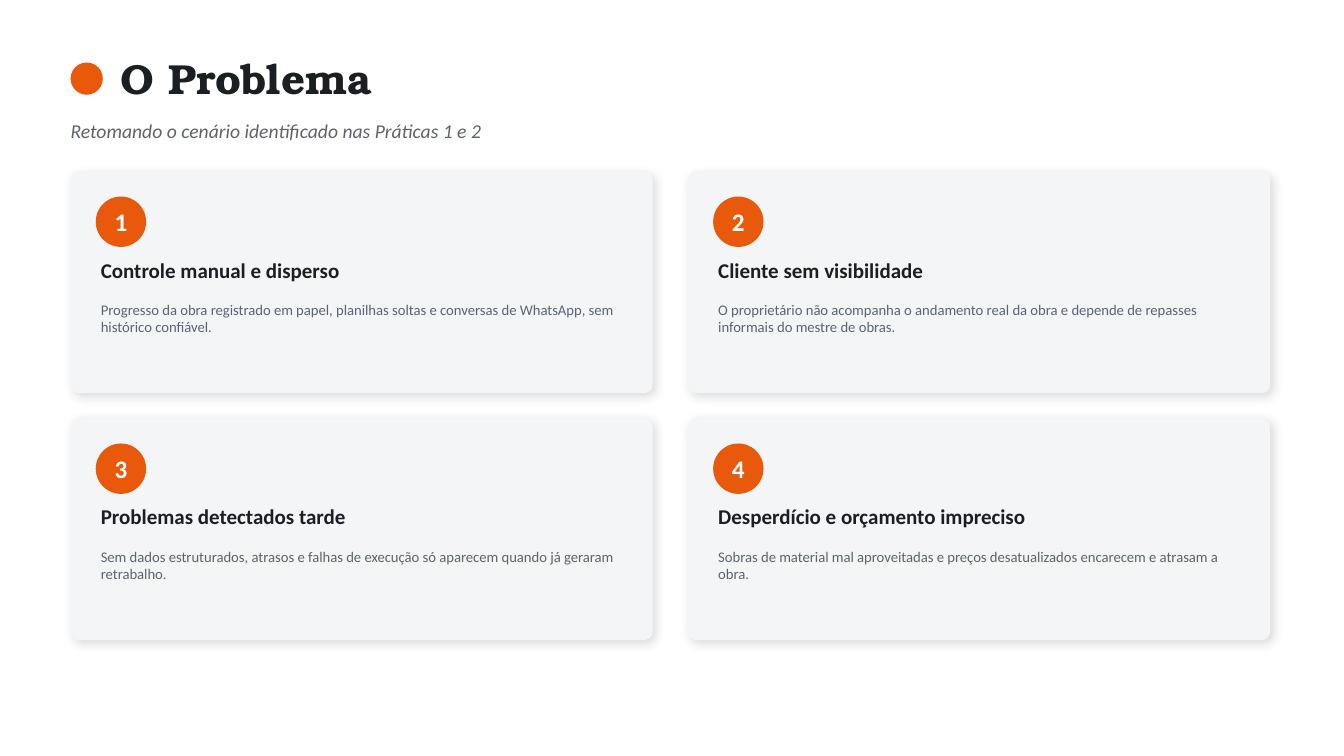
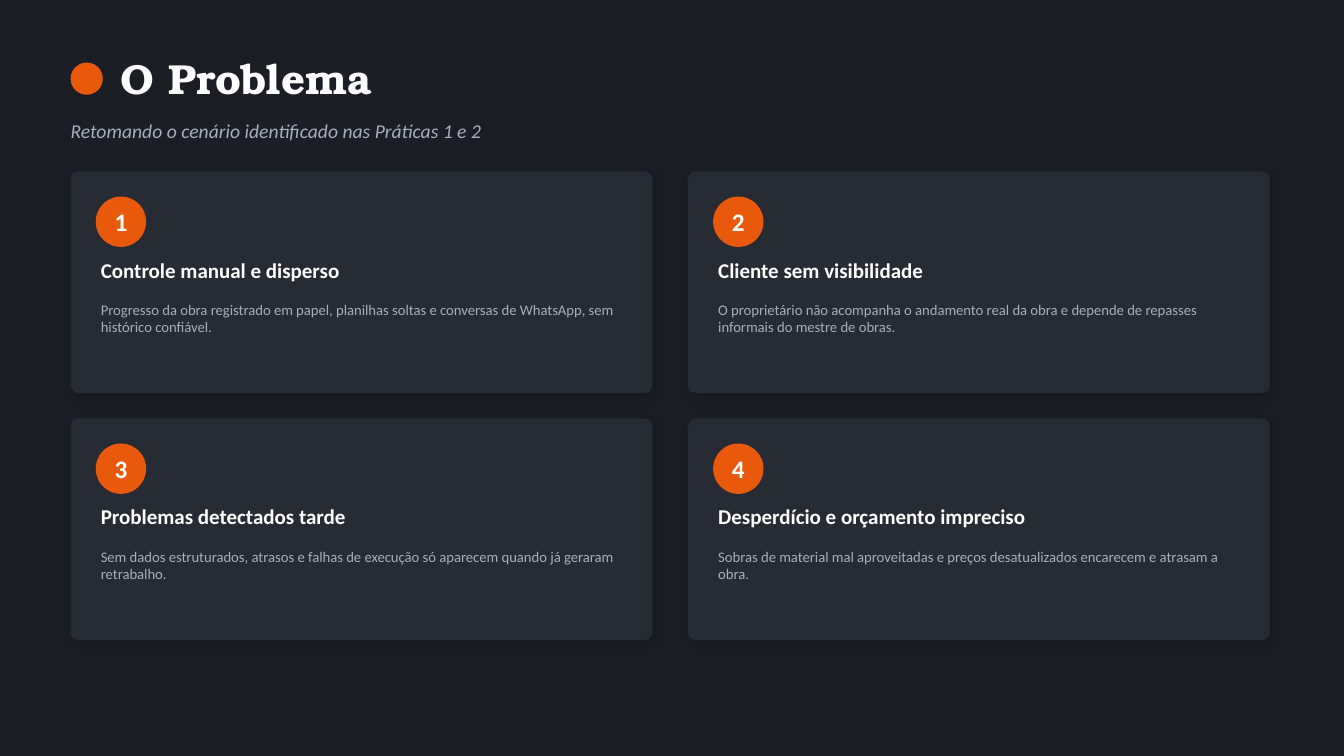
Before and after one commit to machadods/iaobra, a slide deck: slide 2 of doc/IAOBRA_Apresentacao.pptx. Drawn at 1344x756 pixels with LibreOffice and Linux fonts; fonts in the diff are those of the drawing. Boxes give left, top, right and bottom in pixels: in the first picture for what was removed or moved away, otherwise in the second. Text is boxed around its words. In the diff, an @@ line names an element or a change of style, - is before the commit and + after.

```diff
--- a/doc/IAOBRA_Apresentacao.pptx
+++ b/doc/IAOBRA_Apresentacao.pptx
@@ background #FFFFFF to #1B1E24 @@
@@ fill #F4F5F6 to #262B34 in 4 elements at [689, 171, 1271, 393], [71, 418, 653, 640], [689, 418, 1271, 640], [71, 171, 653, 393] @@
@@ text colour #1B1E24 to #FFFFFF in 5 elements at [121, 63, 372, 95], [101, 263, 339, 282], [718, 263, 923, 278], [101, 509, 345, 524], [718, 509, 1025, 528] @@
@@ text colour #5B6472 to #A9AFB8 in 5 elements at [71, 124, 481, 141], [101, 305, 614, 332], [718, 305, 1197, 332], [101, 552, 613, 579], [718, 552, 1218, 579] @@
```
Also in this commit, not shown: 4 other slides changed, 4 slides added, 9 other files.
